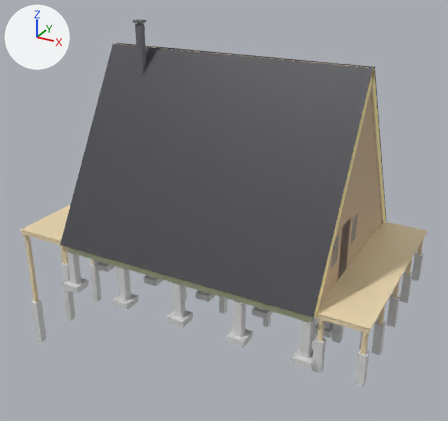
One commit to the glTF model project/a/cabin2/cabin2.glb: the scene before it, then after it.
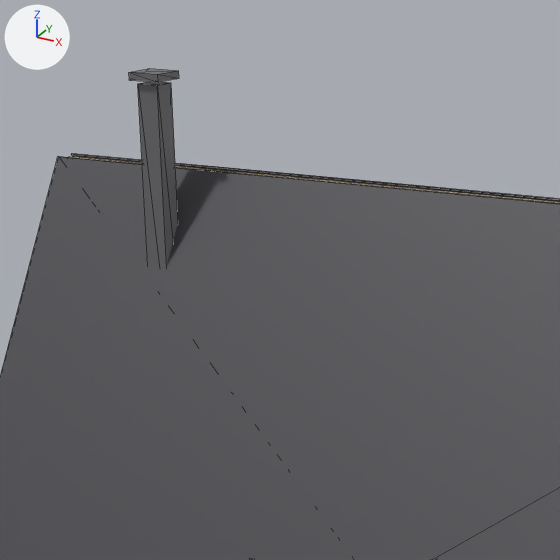
The first picture shows the older version from a 50 mm camera at (10.84, -20.23, 11.86) aimed at (-0.33, 0.07, 1.7). The close-ups show the older and then the newer version on the part from 22% to 56% of the width and 0% to 37% of the height of that picture. Only the edits that show in the close-ups are written down. Lighting does not change. The marker at upper left points along +X, +Y and +Z. The close-ups show mesh edges as thin lines. Where no turn or scale is listed for an object, it has been applied to the vertices.

The first close-up shows 'chimney_cap', 'chimney_twinwall', 'roof_sheet_N', 'roof_sheet_S' and 1 more.
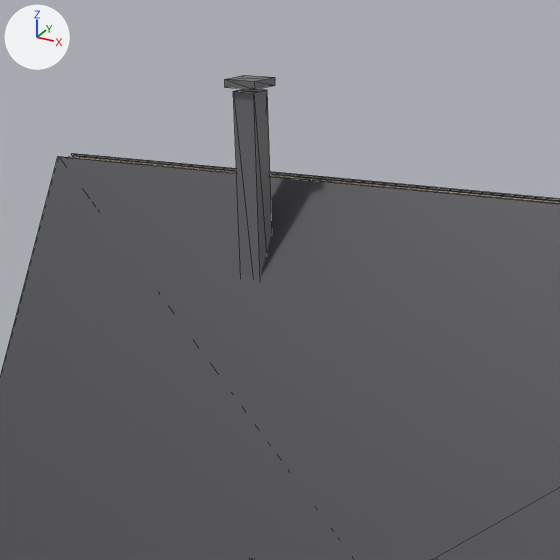
Where the newer file only moved an object's origin or applied its transform, the numbers keep the older frame.

Diff of the bpy script that builds the scene:
```diff
--- a/project/a/cabin2/cabin2.glb.py
+++ b/project/a/cabin2/cabin2.glb.py
@@ ob_chimney_twinwall @@
 ob_chimney_twinwall = bpy.data.objects.new('chimney_twinwall', me_chimney_twinwall)
-ob_chimney_twinwall.location = (-3.6, -0.55, 7.41)
+ob_chimney_twinwall.location = (-2.4, -0.55, 7.41)
@@ ob_chimney_cap @@
 ob_chimney_cap = bpy.data.objects.new('chimney_cap', me_chimney_cap)
-ob_chimney_cap.location = (-3.6, -0.55, 9.0)
+ob_chimney_cap.location = (-2.4, -0.55, 9.0)
```

Boxes [x1, y1, x2, y2] around the edits, measured in the close-ups (560 x 560 px):
'chimney_twinwall', moved
    before: [138, 82, 178, 267]
    after: [233, 89, 272, 278]
'chimney_cap', moved
    before: [129, 69, 179, 82]
    after: [225, 75, 275, 89]
